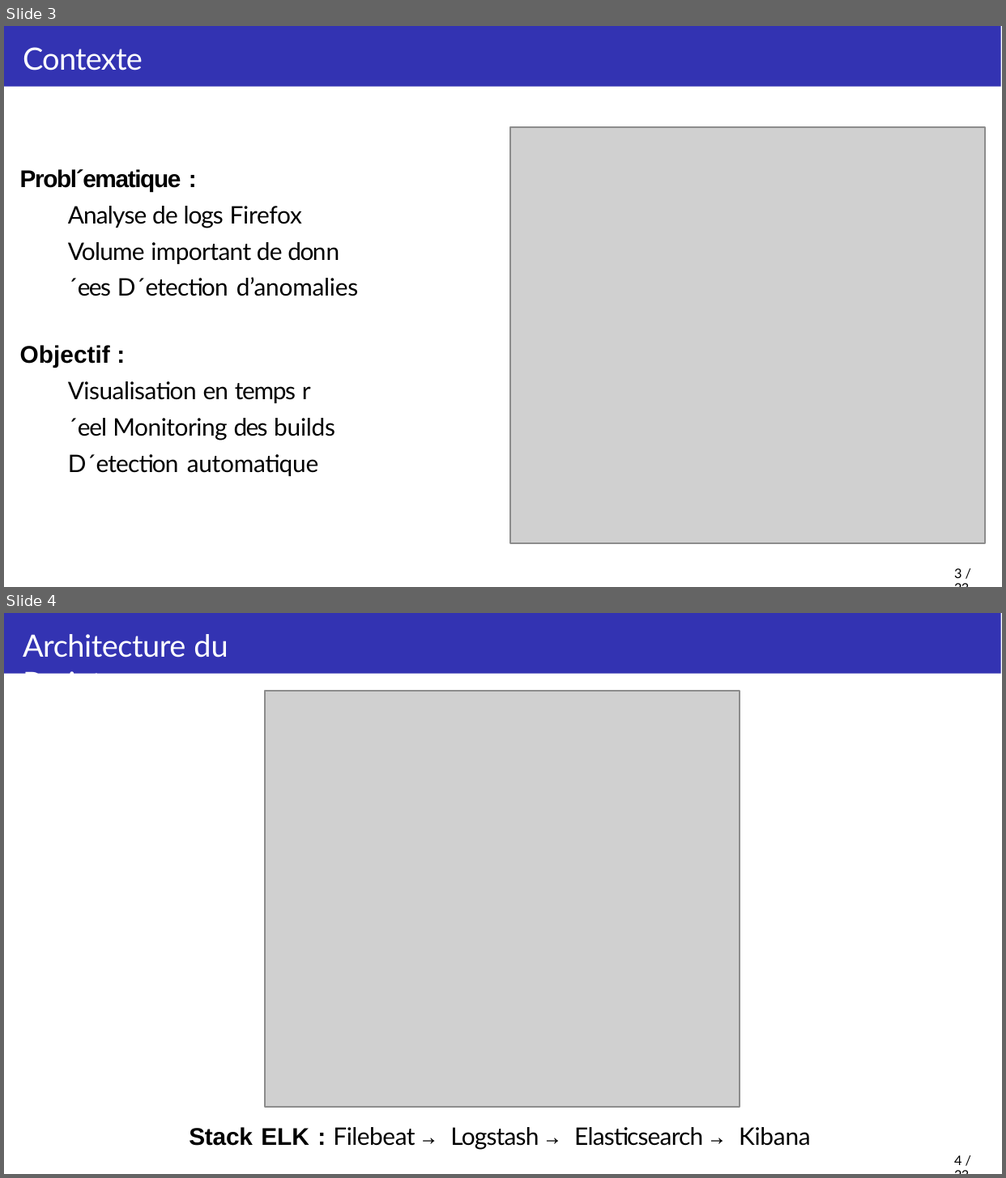
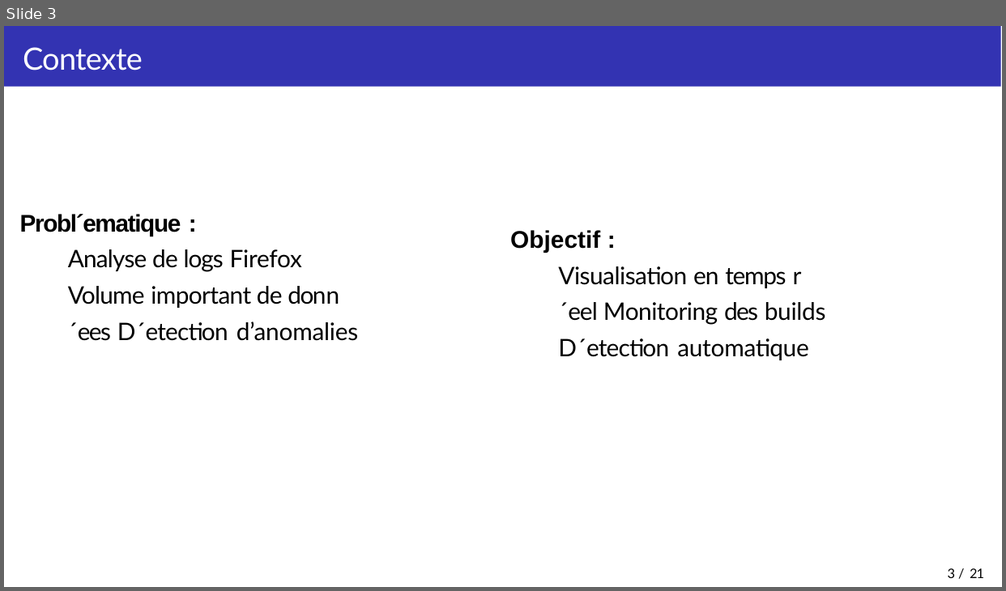
Before and after one commit to Moncif-M/ELK-Firefox-logs-ingestion, a slide deck: presentation.pptx. Shown one above the other, each under a label of ours: slides 3 and 4 before the commit, slide 3 after it. The pictures are 1006x1178 and 1006x591 pixels, drawn with LibreOffice and Linux fonts; fonts in the diff are those of the drawing; grey boxes stand for pictures; background and template pictures are left out. Boxes give left, top, right and bottom in pixels: in the first picture for what was removed or moved away, otherwise in the second. Text is boxed around its words. In the diff, an @@ line names an element or a change of style, - is before the commit and + after.

```diff
--- a/presentation.pptx
+++ b/presentation.pptx
@@ slide 4 removed at (x1=4, y1=613, x2=1002, y2=1174), background #FFFFFF; not listed: 1 template element that a slide beside it also shows @@
@@ text removed at (x1=23, y1=634, x2=228, y2=674) @@
-Architecture du Projet
@@ picture removed at (x1=265, y1=691, x2=739, y2=1106) @@
@@ text removed at (x1=189, y1=1127, x2=811, y2=1150) @@
-Stack ELK : Filebeat → Logstash → Elasticsearch → Kibana
@@ page number removed at (x1=954, y1=1156, x2=961, y2=1165) @@
-4 / 23
@@ slide 3 changed as well @@
@@ picture removed at (x1=510, y1=127, x2=985, y2=543) @@
@@ text "Probl´ematique :" moved from (x1=20, y1=169, x2=358, y2=476) to (x1=20, y1=214, x2=358, y2=341) @@
@@ text added at (x1=510, y1=230, x2=826, y2=361), 11 pt, text #000000 @@
+Objectif :
+Visualisation en temps r´eel Monitoring des builds D´etection automatique
@@ text at (x1=20, y1=345, x2=335, y2=476): paragraphs removed @@
-Objectif :
-Visualisation en temps r´eel Monitoring des builds D´etection automatique
@@ page number at (x1=948, y1=569, x2=984, y2=578): text changed @@
-3 / 23
+3 / 21
```
Also in this commit, not shown: 15 other slides changed, 1 other slide removed.
